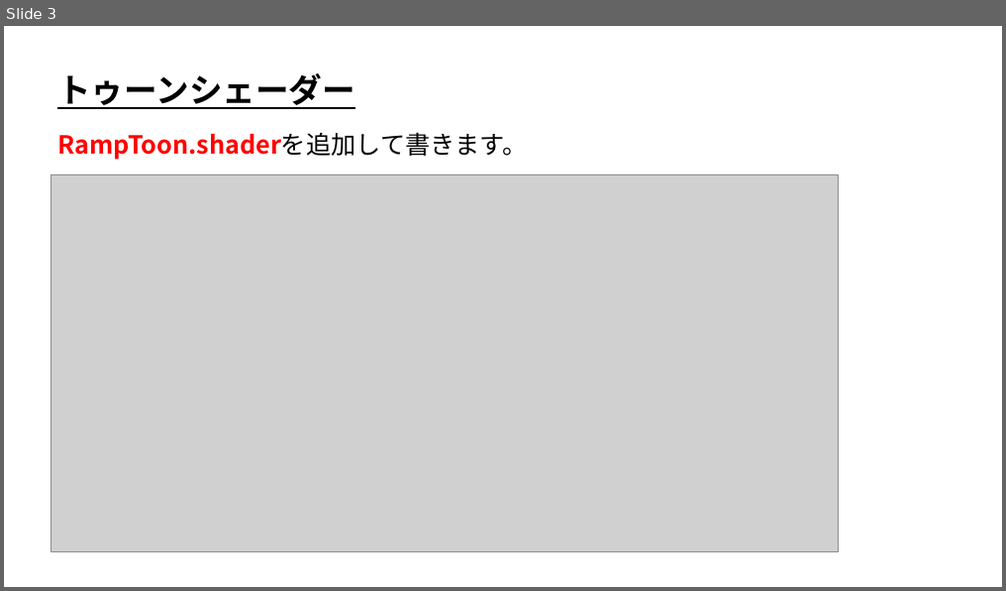
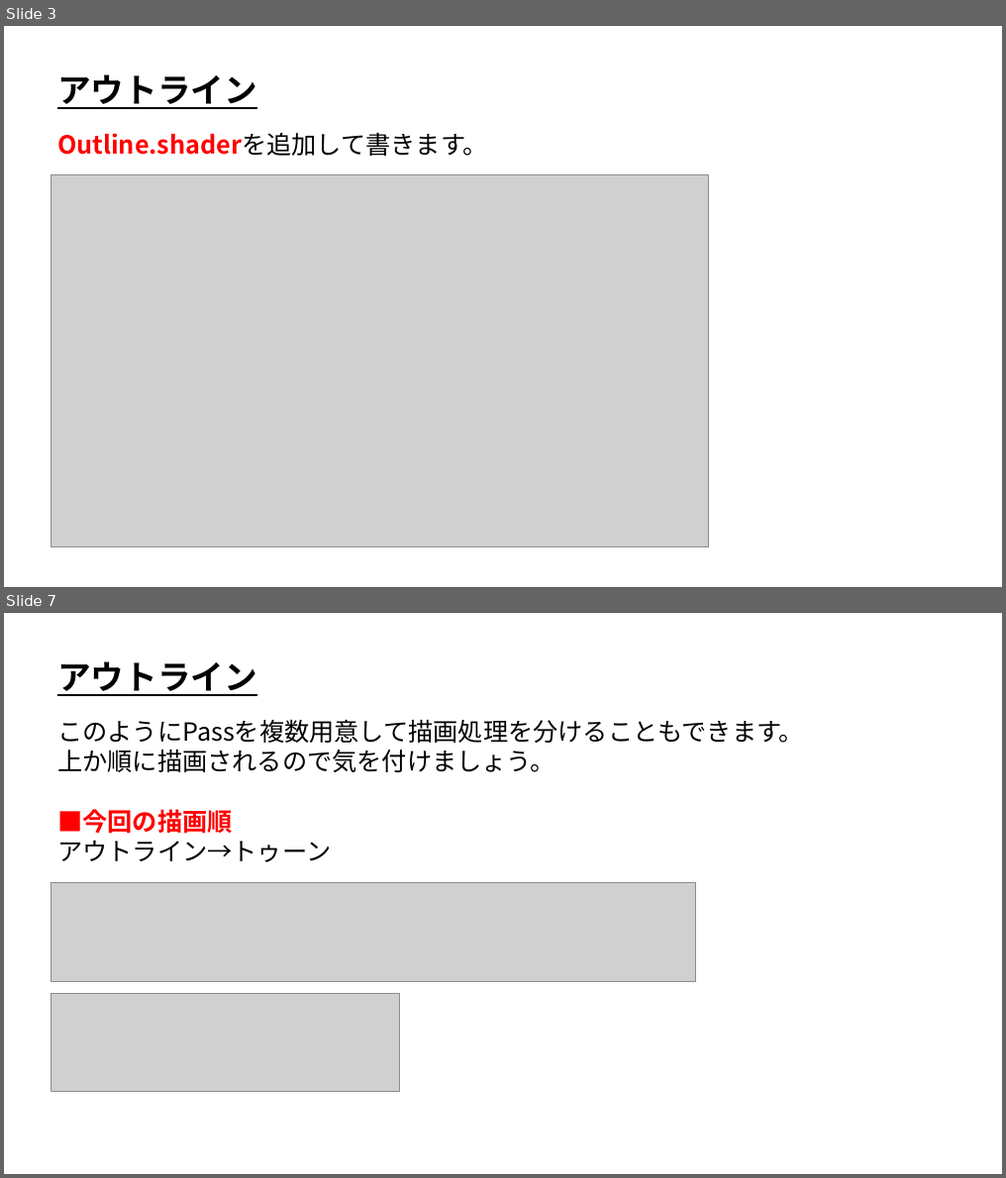
Before and after one commit to ArakiYusuke-Ohara/Textbook, a slide deck: ゲーム科2年/01_後期/ゲームプログラミング応用Ⅰ/09_複数Passでアウトライン.pptx. Shown one above the other, each under a label of ours: slide 3 before the commit, slides 3 and 7 after it; the slides between them are not shown. The pictures are 1006x591 and 1006x1178 pixels, drawn with LibreOffice and Linux fonts; fonts in the diff are those of the drawing; grey boxes stand for pictures. Boxes give left, top, right and bottom in pixels: in the first picture for what was removed or moved away, otherwise in the second. Text is boxed around its words. In the diff, an @@ line names an element or a change of style, - is before the commit and + after.

Commit message:
アウトラインスライド作成

```diff
--- a/ゲーム科2年/01_後期/ゲームプログラミング応用Ⅰ/09_複数Passでアウトライン.pptx
+++ b/ゲーム科2年/01_後期/ゲームプログラミング応用Ⅰ/09_複数Passでアウトライン.pptx
@@ slide 7 added at box(4, 613, 1002, 1174), background #FFFFFF @@
@@ text added at box(57, 662, 257, 696), 32 pt, text #000000, bold, underline @@
+アウトライン
@@ text added at box(57, 719, 804, 862), 24 pt, text #000000 @@
+このようにPassを複数用意して描画処理を分けることもできます。
+上か順に描画されるので気を付けましょう。
+■今回の描画順
+アウトライン→トゥーン
@@ picture added at box(51, 882, 696, 981) @@
@@ picture added at box(51, 993, 399, 1091) @@
@@ slide 3 changed as well @@
@@ text at box(57, 75, 257, 109): text changed @@
-トゥーンシェーダー
+アウトライン
@@ text at box(57, 132, 488, 156): text changed @@
-RampToon.shaderを追加して書きます。
+Outline.shaderを追加して書きます。
@@ picture: place and size @@
-picture at box(51, 174, 839, 553)
+picture at box(51, 174, 709, 548)
```
Also in this commit, not shown: 2 other slides changed, 7 other slides added, 6 slides removed.
